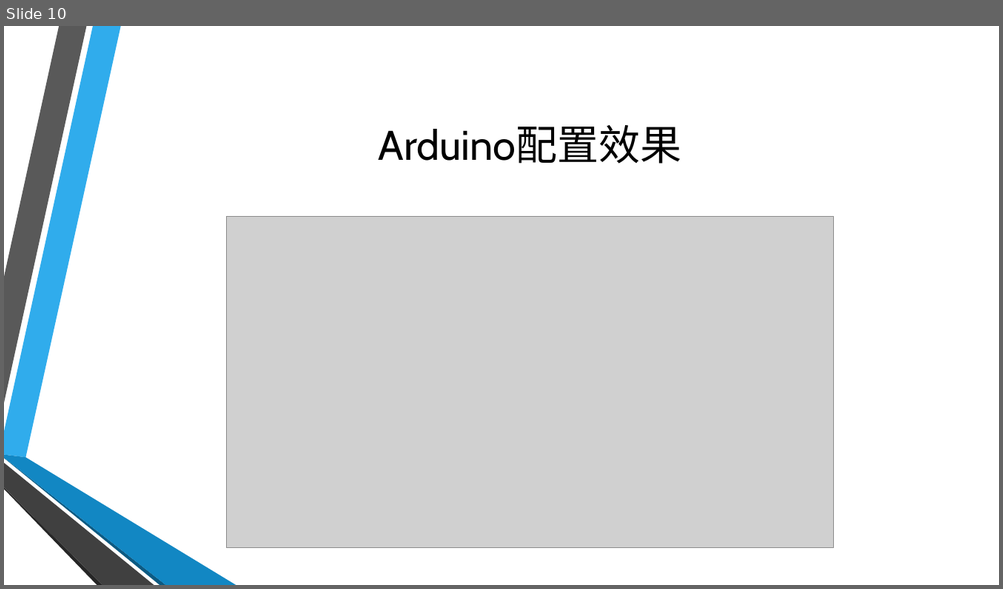
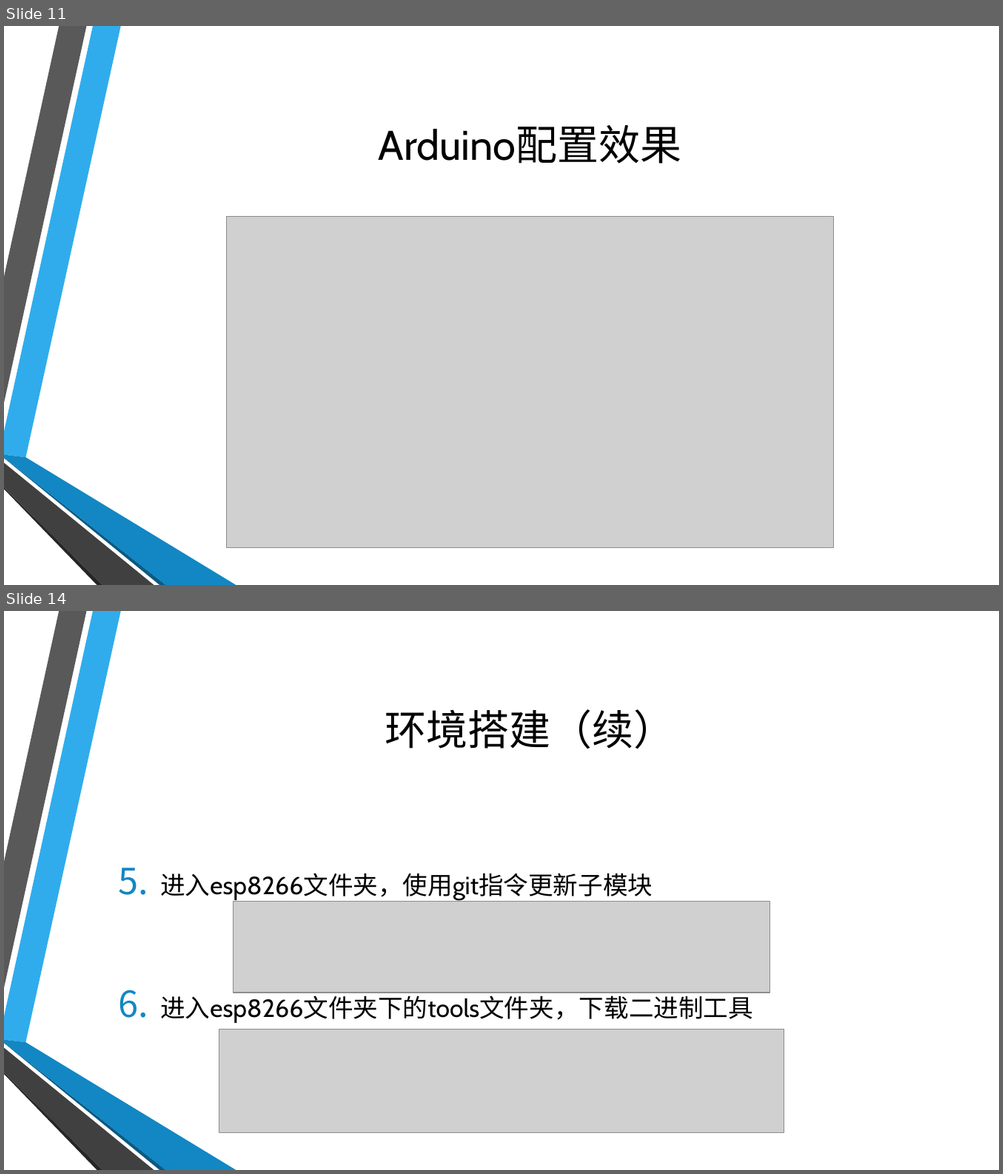
Before and after one commit to coco-hkk/arduino-courses, a slide deck: 0/0.pptx. Shown one above the other, each under a label of ours: slide 10 before the commit, slides 11 and 14 after it; the slides between them are not shown. The pictures are 1003x589 and 1003x1174 pixels, drawn with LibreOffice and Linux fonts; fonts in the diff are those of the drawing; grey boxes stand for pictures; background and template pictures are left out. Boxes give left, top, right and bottom in pixels: in the first picture for what was removed or moved away, otherwise in the second. Text is boxed around its words. In the diff, an @@ line names an element or a change of style, - is before the commit and + after.

```diff
--- a/0/0.pptx
+++ b/0/0.pptx
@@ slide 14 added at box(4, 611, 999, 1170), background picture (left out); not listed: 6 template elements that a slide beside it also shows @@
@@ title added at box(385, 709, 675, 749), 40 pt, text #000000 @@
+环境搭建（续）
@@ text added at box(160, 873, 753, 1023), 24 pt, text #000000 @@
+5. 进入esp8266文件夹，使用git指令更新子模块
+6. 进入esp8266文件夹下的tools文件夹，下载二进制工具
@@ picture added at box(233, 901, 769, 993) @@
@@ picture added at box(219, 1030, 784, 1133) @@
@@ what was slide 10 is now slide 11 @@
```
Also in this commit, not shown: 4 other slides added, 5 other files.
